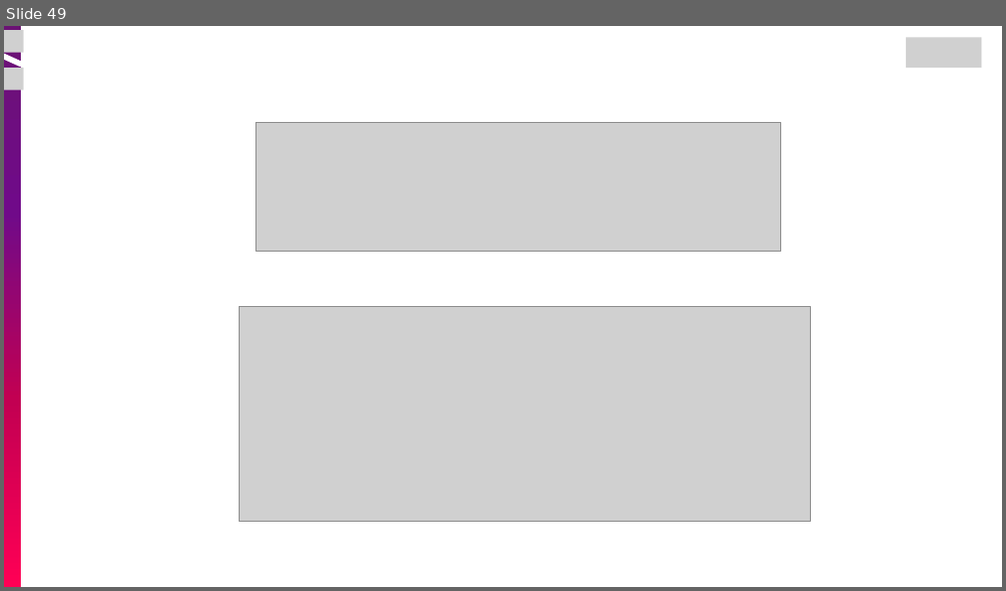
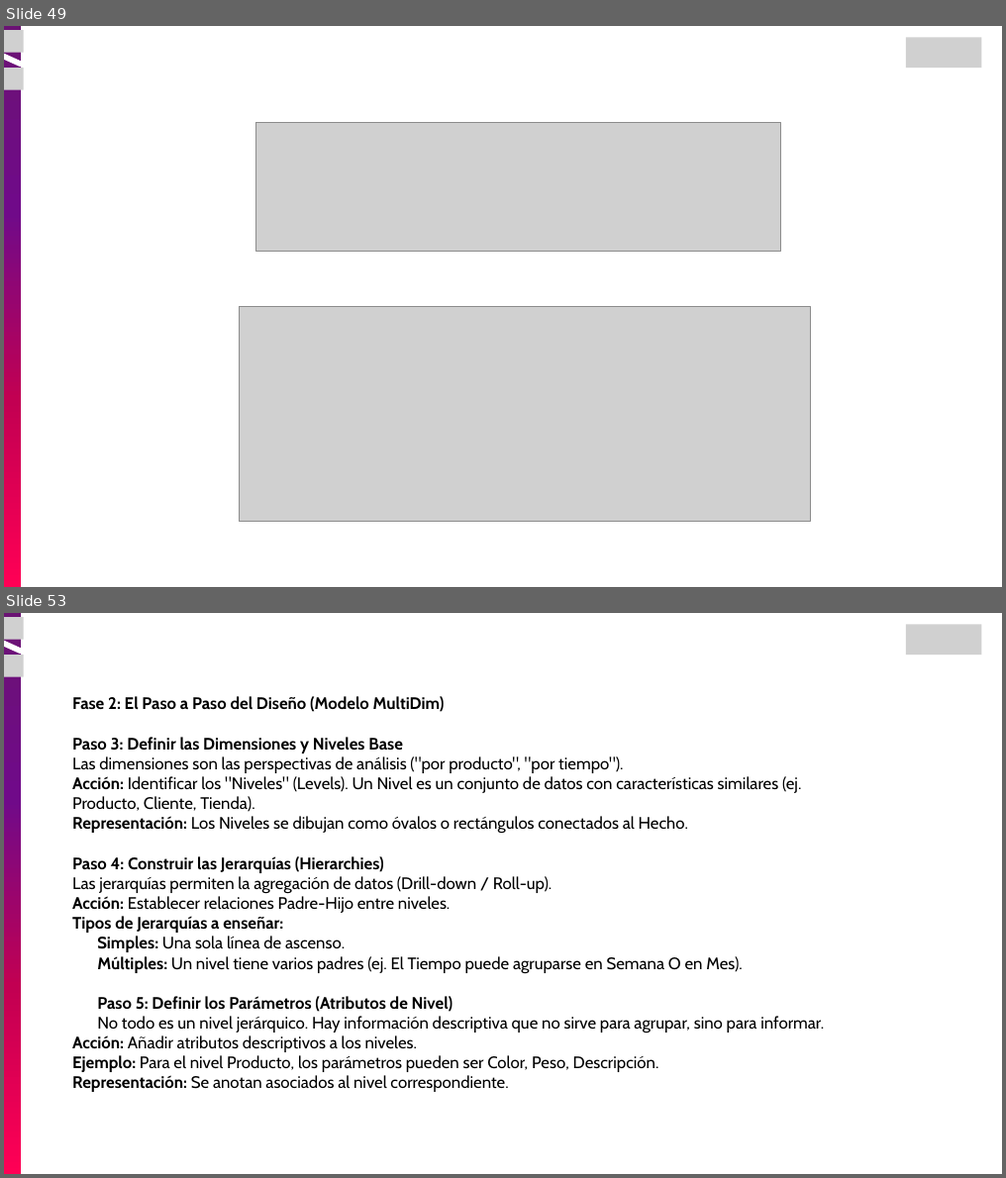
Before and after one commit to pariasm97/curso-ingenieria-de-datos, a slide deck: modulo-02_bases_datos/02_Bodegas de Datos - Intro Redshift/01_Bodegas de Datos.pptx. Shown one above the other, each under a label of ours: slide 49 before the commit, slides 49 and 53 after it; the slides between them are not shown. The pictures are 1006x591 and 1006x1178 pixels, drawn with LibreOffice and Linux fonts; fonts in the diff are those of the drawing; grey boxes stand for pictures. Boxes give left, top, right and bottom in pixels: in the first picture for what was removed or moved away, otherwise in the second. Text is boxed around its words. In the diff, an @@ line names an element or a change of style, - is before the commit and + after.

```diff
--- a/modulo-02_bases_datos/02_Bodegas de Datos - Intro Redshift/01_Bodegas de Datos.pptx
+++ b/modulo-02_bases_datos/02_Bodegas de Datos - Intro Redshift/01_Bodegas de Datos.pptx
@@ slide 53 added at (4,613,1002,1174), background #FFFFFF @@
@@ group added at (4,613,25,1174): 2 freeform shapes, 2 pictures @@
@@ picture added at (906,625,981,655) @@
@@ text added at (72,696,824,1092), 24 pt, text #000000 @@
+Fase 2: El Paso a Paso del Diseño (Modelo MultiDim)
+Paso 3: Definir las Dimensiones y Niveles Base
+Las dimensiones son las perspectivas de análisis ("por producto", "por tiempo").
+Acción: Identificar los "Niveles" (Levels). Un Nivel es un conjunto de datos con características similares (ej. Producto, Cliente, Tienda).
+Representación: Los Niveles se dibujan como óvalos o rectángulos conectados al Hecho.
+Paso 4: Construir las Jerarquías (Hierarchies)
+Las jerarquías permiten la agregación de datos (Drill-down / Roll-up).
+Acción: Establecer relaciones Padre-Hijo entre niveles.
+Tipos de Jerarquías a enseñar:
+  Simples: Una sola línea de ascenso.
+  Múltiples: Un nivel tiene varios padres (ej. El Tiempo puede agruparse en Semana O en Mes).
+Paso 5: Definir los Parámetros (Atributos de Nivel)
+No todo es un nivel jerárquico. Hay información descriptiva que no sirve para agrupar, sino para informar.
+Acción: Añadir atributos descriptivos a los niveles.
+Ejemplo: Para el nivel Producto, los parámetros pueden ser Color, Peso, Descripción.
+Representación: Se anotan asociados al nivel correspondiente.
```
Also in this commit, not shown: 23 slides changed, 12 other slides added.
